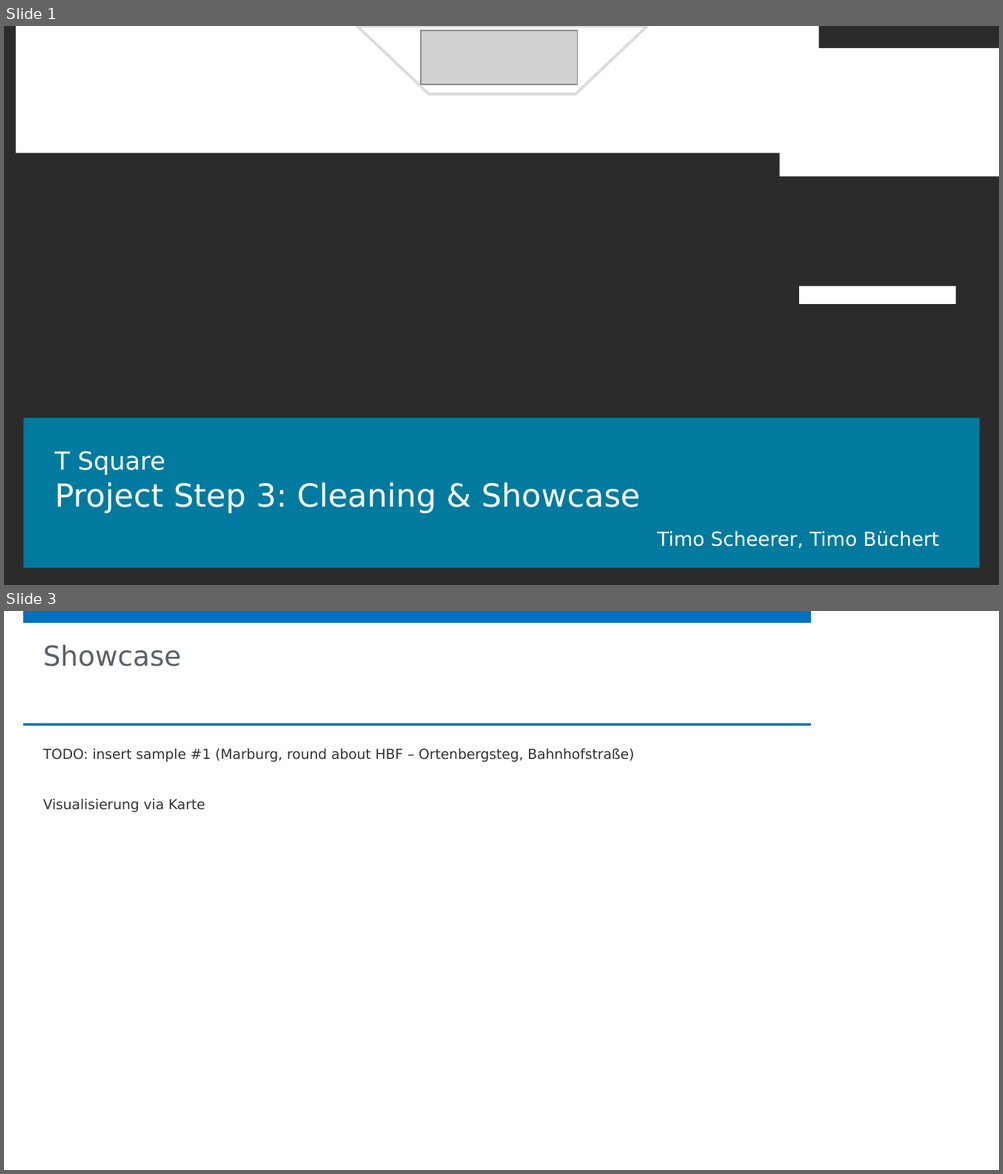
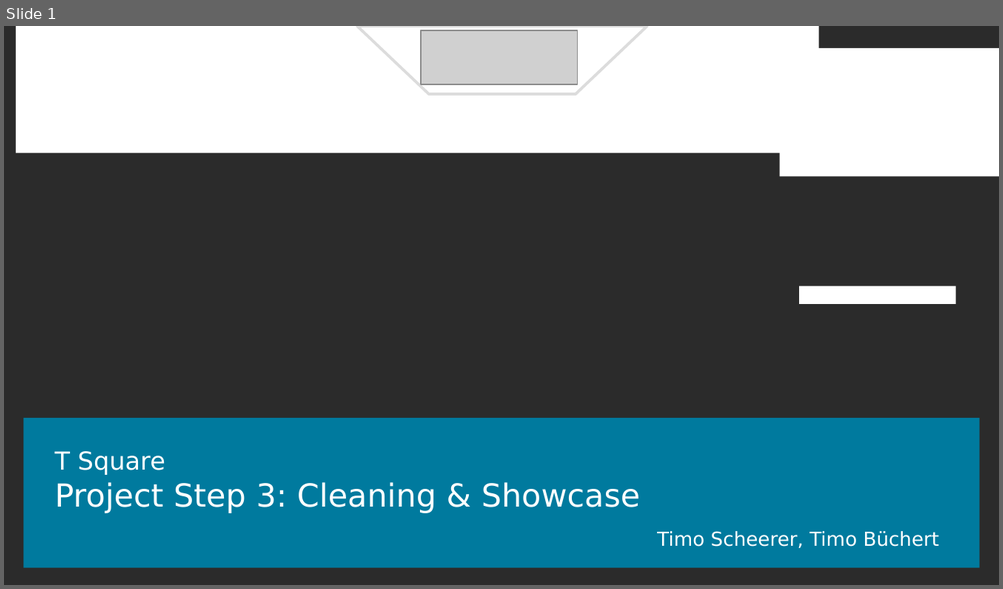
Before and after one commit to TimoBuechert/umr-data-integration-project, a slide deck: 3_cleaning/T_Square_Cleaning_Showcase_Slides.pptx. Shown one above the other, each under a label of ours: slides 1 and 3 before the commit, slide 1 after it; the slides between them are not shown. The pictures are 1003x1174 and 1003x589 pixels, drawn with LibreOffice and Linux fonts; fonts in the diff are those of the drawing; grey boxes stand for pictures; background and template pictures are left out; a plain dark background stands for a picture behind light text. Boxes give left, top, right and bottom in pixels: in the first picture for what was removed or moved away, otherwise in the second. Text is boxed around its words. In the diff, an @@ line names an element or a change of style, - is before the commit and + after.

```diff
--- a/3_cleaning/T_Square_Cleaning_Showcase_Slides.pptx
+++ b/3_cleaning/T_Square_Cleaning_Showcase_Slides.pptx
@@ slide 3 removed at [4, 611, 999, 1170], background #FFFFFF; not listed: 2 template elements that a slide beside it also shows @@
@@ title removed at [43, 644, 182, 667] @@
-Showcase
@@ rectangle removed at [831, 706, 987, 723] @@
@@ rectangle removed at [23, 723, 811, 726] @@
@@ text removed at [43, 749, 634, 812] @@
-TODO: insert sample #1 (Marburg, round about HBF – Ortenbergsteg, Bahnhofstraße)
-Visualisierung via Karte
```
Also in this commit, not shown: 1 slide changed, 2 slides added, 1 other slide removed, 1 other file.
